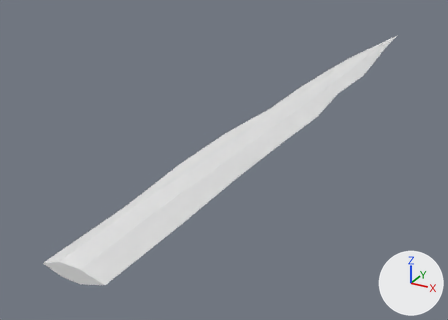
The glTF model godot/assets/waffen/modelle/grossschwertklinge/t4_4.glb as it was, and as the next commit left it.
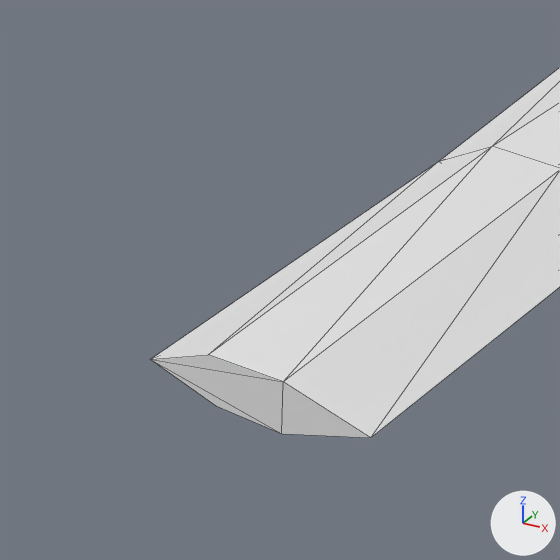
There are two pictures of each version: one whole from a 50 mm lens placed at (0.367, -0.171, 0.334), pointed at (-0.095, 0.669, -0.086), one close up on the part from 0% to 35% of the width and 50% to 100% of the height. Arrows for +X, +Y and +Z are at lower right; the lights stay in place. The first two pictures are the older version. The close-ups show mesh edges as thin lines. Vertices at exactly the same position are counted once.

Names of what the first close-up shows: 'grossschwertklinge_t4_4'.
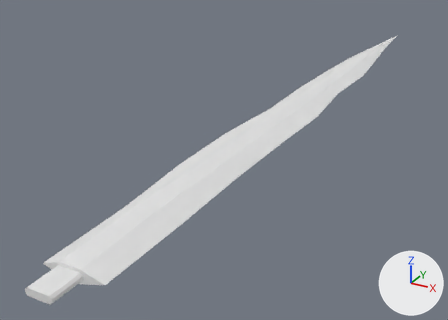
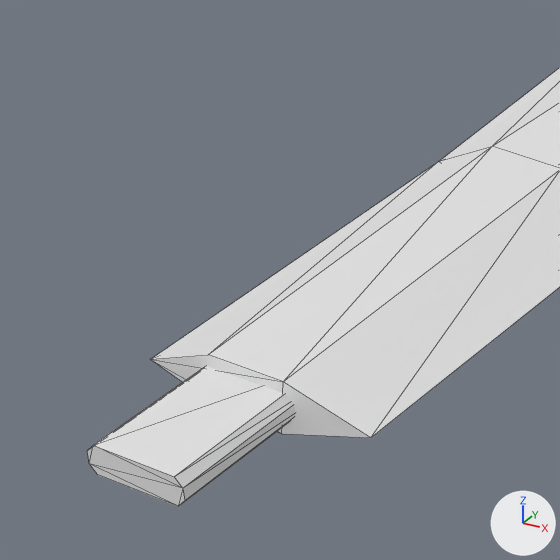
Pixel boxes [x1, y1, x2, y2] of what changed, in the close-ups (560 x 560 px):
'grossschwertklinge_t4_4', reshaped
    before: [151, 68, 560, 438]
    after: [87, 68, 560, 506]
part 1 of me_grossschwertklinge_t4_4, added
    after: [87, 366, 295, 506]

Patch to the scene script:
```diff
--- a/godot/assets/waffen/modelle/grossschwertklinge/t4_4.glb.py
+++ b/godot/assets/waffen/modelle/grossschwertklinge/t4_4.glb.py
@@ me_grossschwertklinge_t4_4 @@
 # used by ob_grossschwertklinge_t4_4; location = (0.0, 0.0, 0.0)
-me_grossschwertklinge_t4_4.from_pydata(...)  # 55 vertices, 106 faces; spans x -0.046..0.047, y 0.194..1.378, z -0.011..0.011
+me_grossschwertklinge_t4_4.from_pydata(...)  # 71 vertices, 134 faces; spans x -0.046..0.047, y 0.152..1.378, z -0.011..0.011
+# me_grossschwertklinge_t4_4 part 1: a new loose piece of 16 vertices spanning x -0.016..0.016, y 0.152..0.21, z -0.005..0.005, in mat_eis (white #e7e7e7)
 me_grossschwertklinge_t4_4.materials.append(mat_eis)
```
